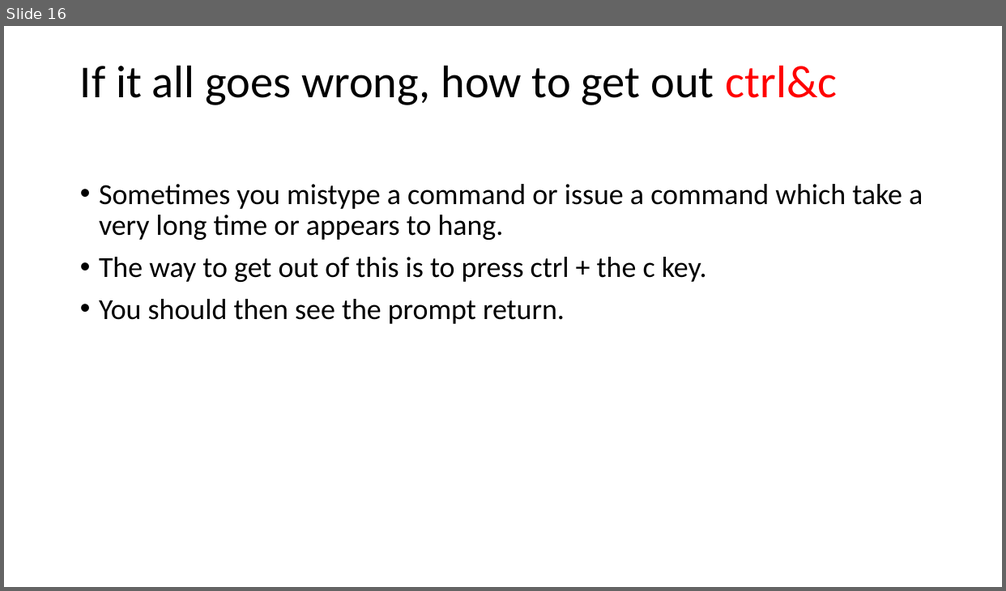
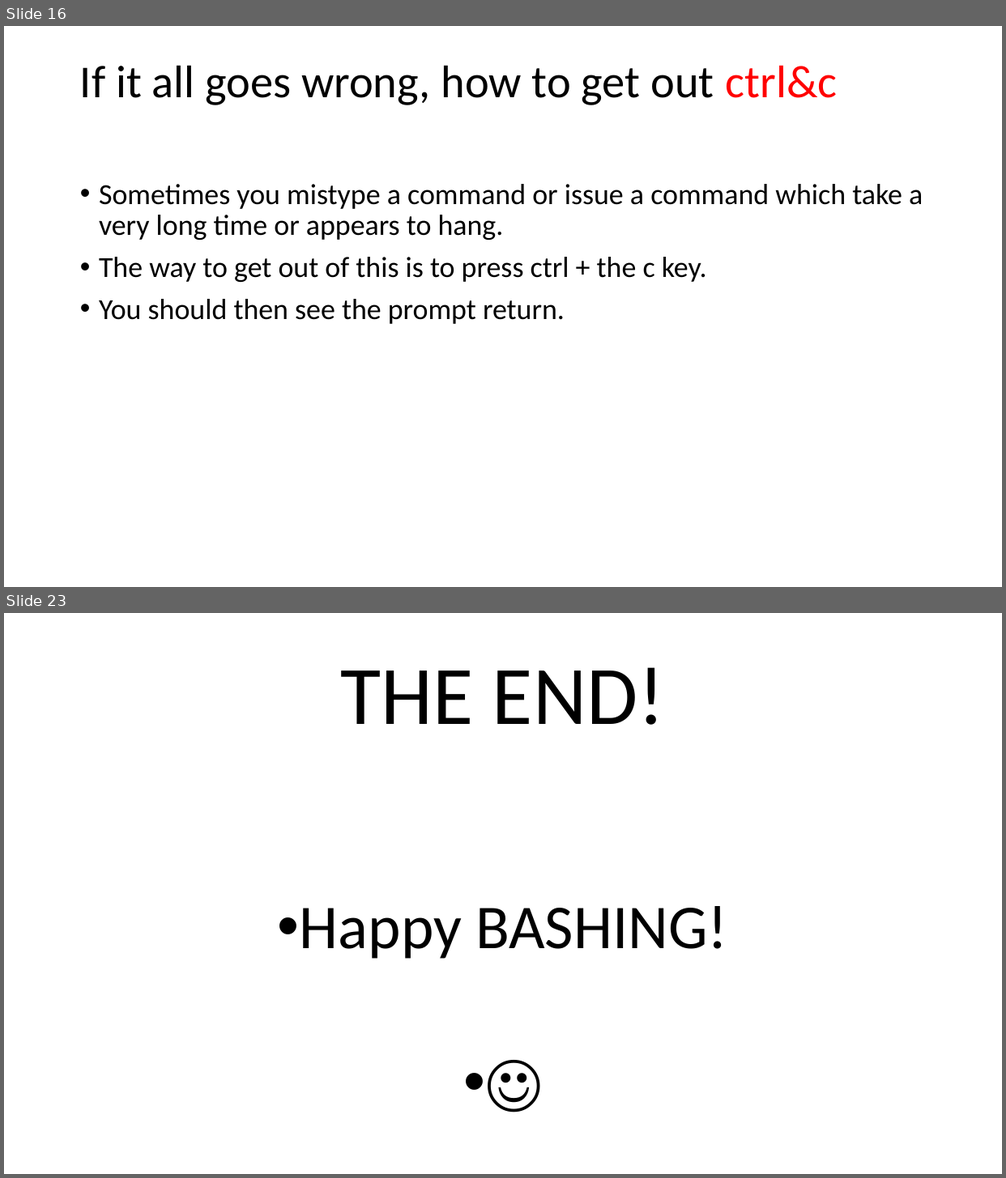
Before and after one commit to paulmheaton/Unix_primer, a slide deck: Unix primer.pptx. Shown one above the other, each under a label of ours: slide 16 before the commit, slides 16 and 23 after it; the slides between them are not shown. The pictures are 1006x591 and 1006x1178 pixels, drawn with LibreOffice and Linux fonts; fonts in the diff are those of the drawing. Boxes give left, top, right and bottom in pixels: in the first picture for what was removed or moved away, otherwise in the second. Text is boxed around its words. In the diff, an @@ line names an element or a change of style, - is before the commit and + after.

```diff
--- a/Unix primer.pptx
+++ b/Unix primer.pptx
@@ slide 23 added at [4, 613, 1002, 1174], background #FFFFFF @@
@@ title added at [341, 667, 665, 725], 80 pt, text #000000 @@
+THE END!
@@ text added at [300, 906, 728, 959], 60 pt, text #000000 @@
+• Happy BASHING!
+• ☺
```
Also in this commit, not shown: 4 slides changed, 4 other slides added, 1 slide removed.
